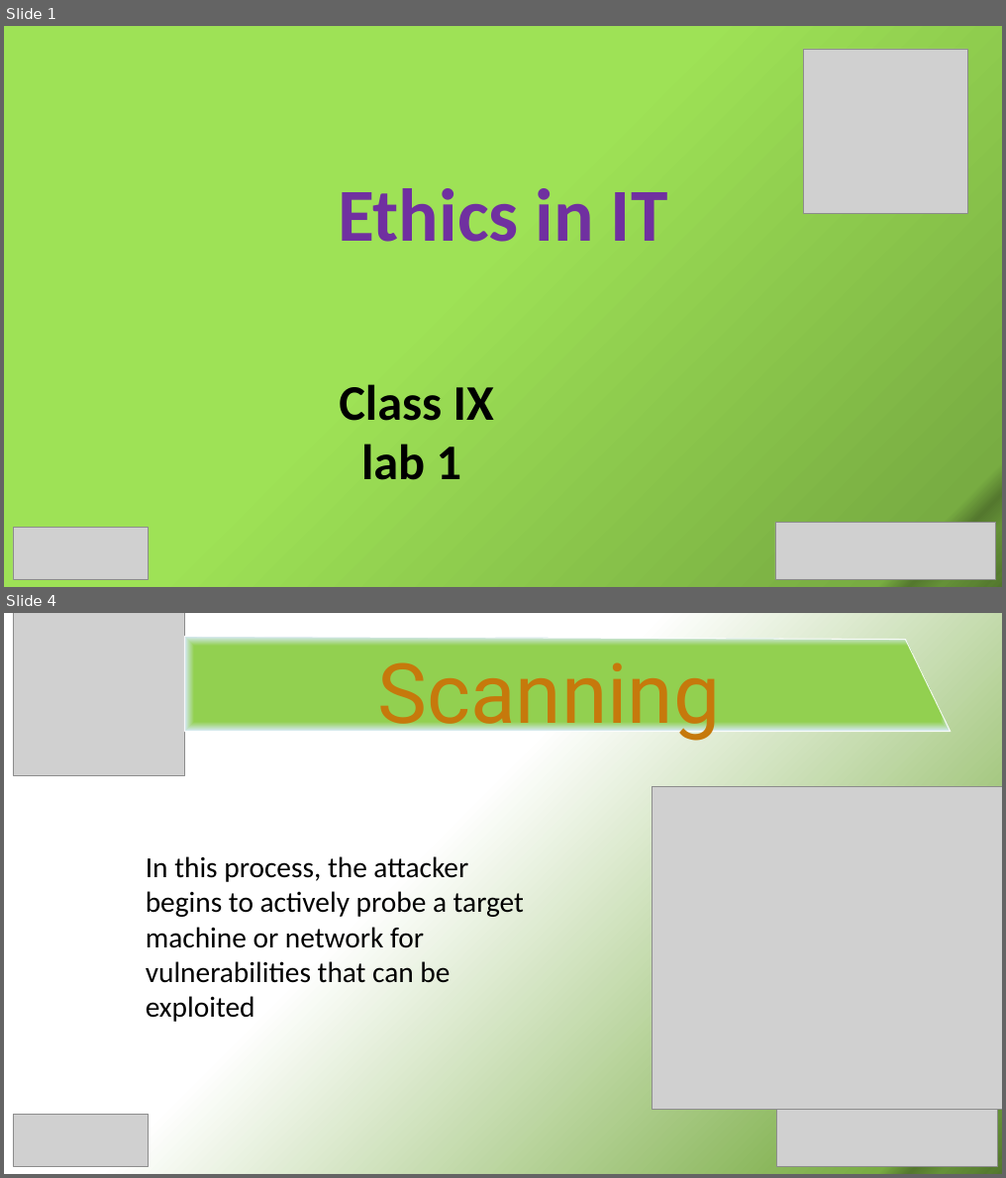
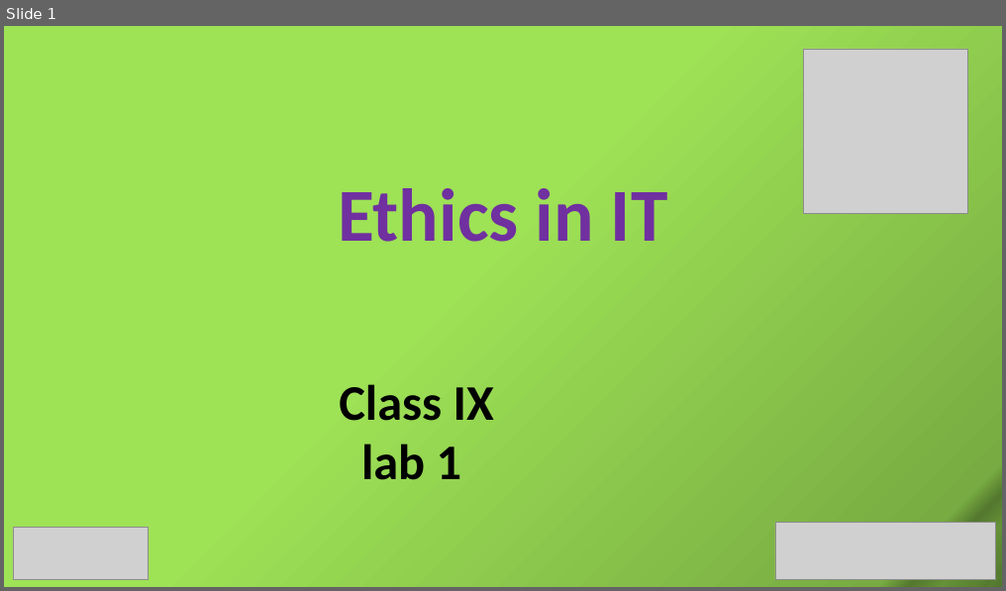
Before and after one commit to SabitDeepto/IIDP, a slide deck: class 10/1.Ethics in IT/2. Presentation/Ethics 1.pptx. Shown one above the other, each under a label of ours: slides 1 and 4 before the commit, slide 1 after it; the slides between them are not shown. The pictures are 1006x1178 and 1006x591 pixels, drawn with LibreOffice and Linux fonts; fonts in the diff are those of the drawing; grey boxes stand for pictures. Boxes give left, top, right and bottom in pixels: in the first picture for what was removed or moved away, otherwise in the second. Text is boxed around its words. In the diff, an @@ line names an element or a change of style, - is before the commit and + after.

```diff
--- a/class 10/1.Ethics in IT/2. Presentation/Ethics 1.pptx
+++ b/class 10/1.Ethics in IT/2. Presentation/Ethics 1.pptx
@@ slide 4 removed at (4,613,1002,1174), background gradient #FFFFFF to #78AC42 to #54782E to #659138 to #5C8433 to #557A2F to #577D30 to #52762D @@
@@ picture removed at (13,613,184,775) @@
@@ freeform shape removed at (184,636,950,731) @@
@@ text removed at (377,663,720,743) @@
-Scanning
@@ picture removed at (651,786,1002,1109) @@
@@ text removed at (146,857,524,1022) @@
-In this process, the attacker begins to actively probe a target machine or network for vulnerabilities that can be exploited
@@ picture removed at (13,1115,148,1166) @@
@@ picture removed at (776,1109,997,1167) @@
```
Also in this commit, not shown: 1 slide changed, 6 slides added, 4 other slides removed, 5 other files.
